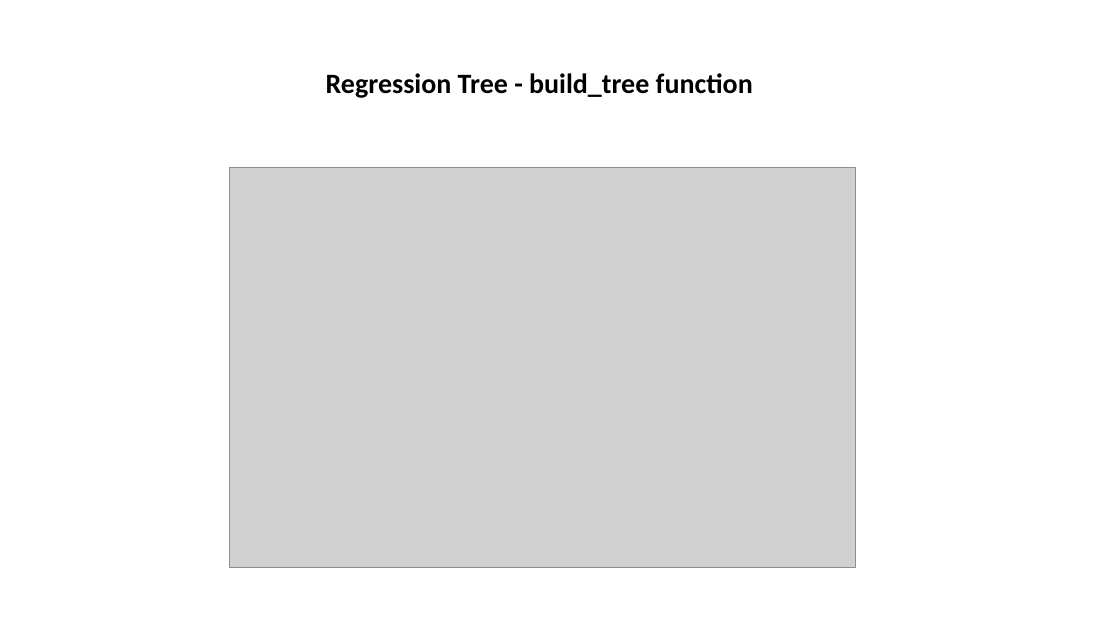
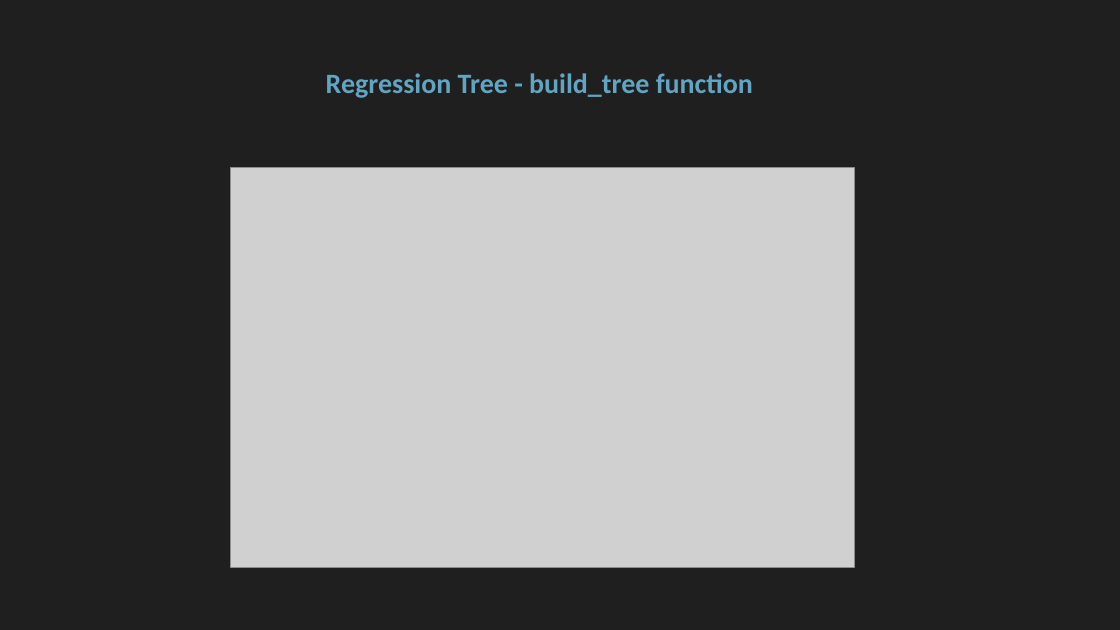
Before and after one commit to floengl/Machine-Learning, a slide deck: slide 3 of Exercise_2/Exercie2_slides.pptx. Drawn at 1120x630 pixels with LibreOffice and Linux fonts; fonts in the diff are those of the drawing; grey boxes stand for pictures. Boxes give left, top, right and bottom in pixels: in the first picture for what was removed or moved away, otherwise in the second. Text is boxed around its words. In the diff, an @@ line names an element or a change of style, - is before the commit and + after.

```diff
--- a/Exercise_2/Exercie2_slides.pptx
+++ b/Exercise_2/Exercie2_slides.pptx
@@ background #FFFFFF to #1F1F1F @@
@@ title "Regression Tree - build_tree function" at (326,73,753,98): text colour #000000 to #61A5C2 @@
```
Also in this commit, not shown: 4 other slides changed, 10 slides added, 3 other files.
